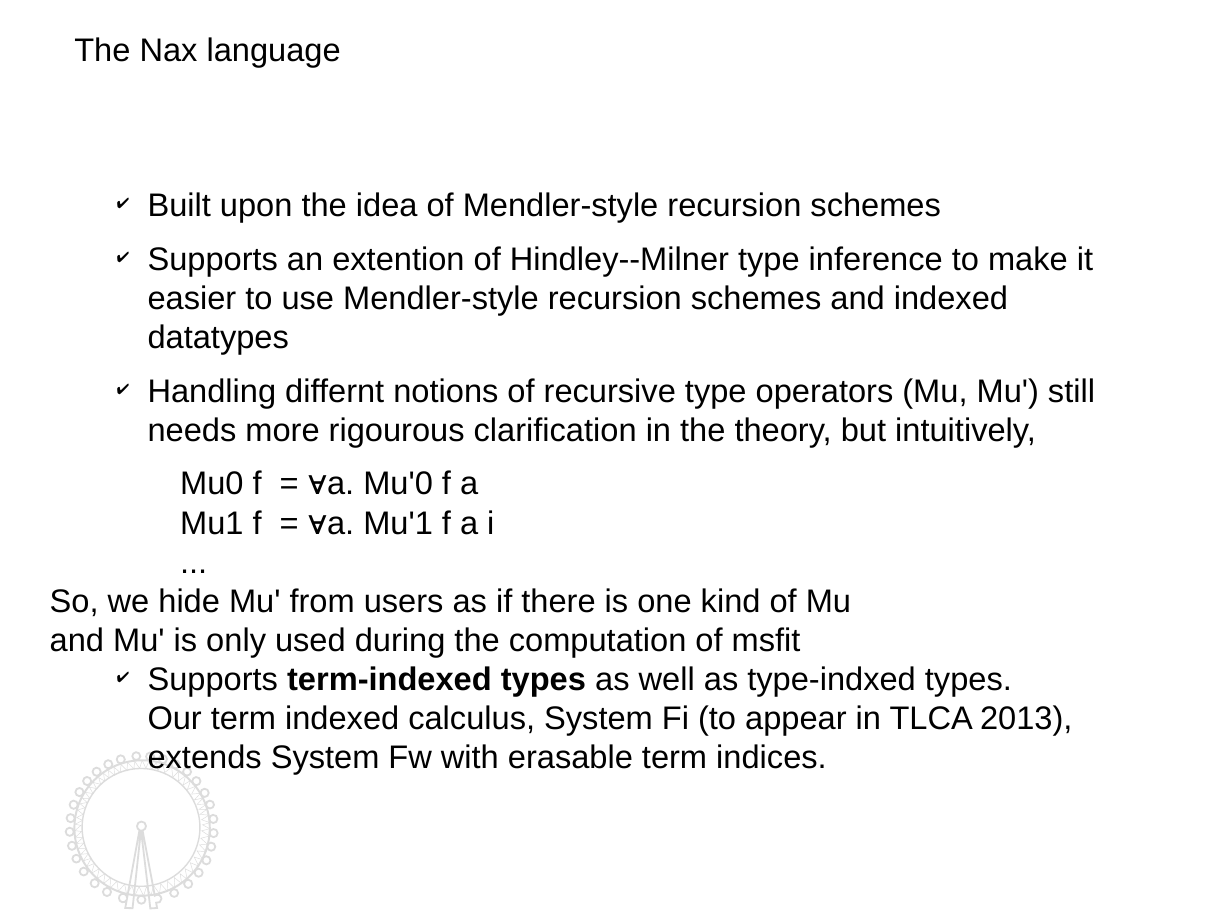
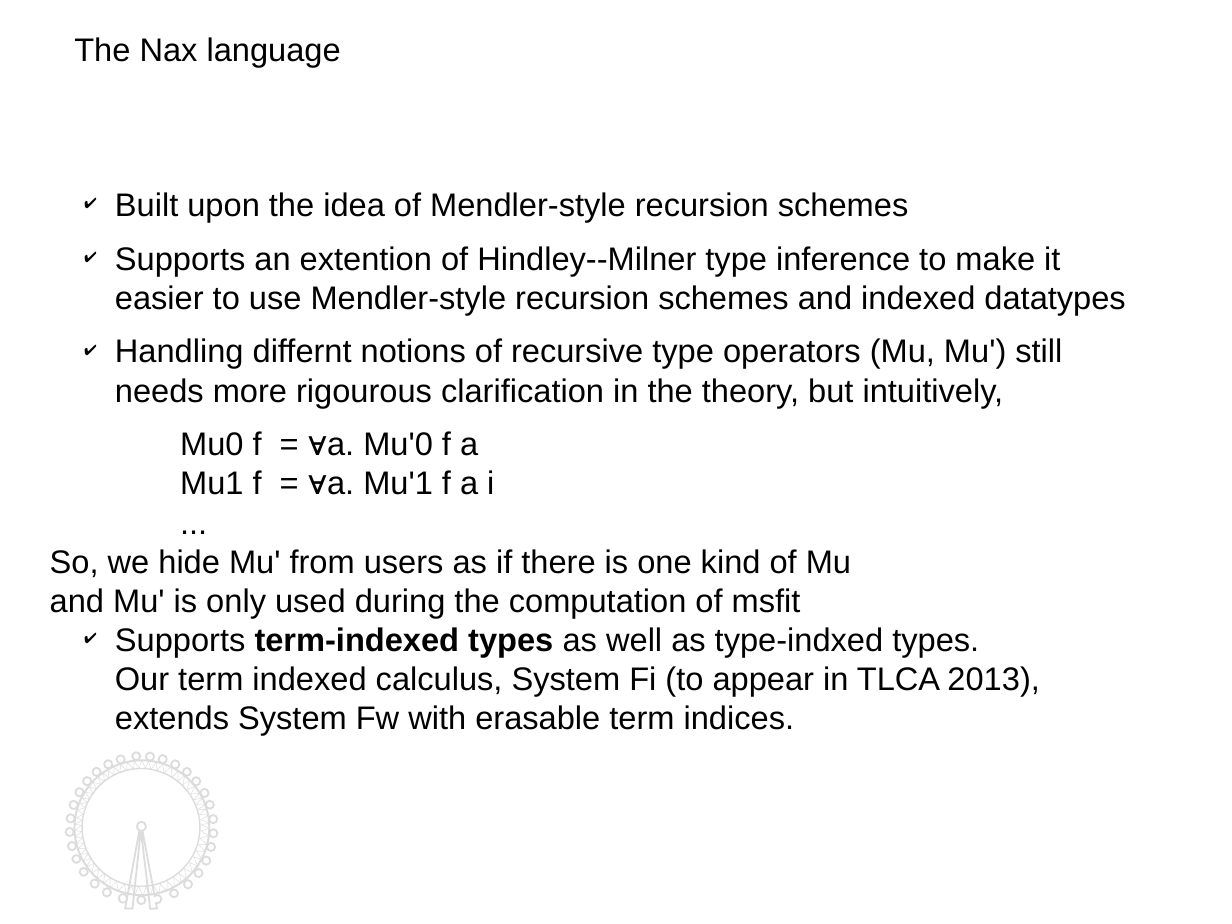
Before and after one commit to kyagrd/naxPapers, a slide deck: slide 13 of draft/TYPES13/ppt/myslide.odp. Drawn at 1232x924 pixels with LibreOffice and Linux fonts; fonts in the diff are those of the drawing. Boxes give left, top, right and bottom in pixels: in the first picture for what was removed or moved away, otherwise in the second. Text is boxed around its words. In the diff, an @@ line names an element or a change of style, - is before the commit and + after.

```diff
--- a/draft/TYPES13/ppt/myslide.odp
+++ b/draft/TYPES13/ppt/myslide.odp
@@ text at (115,192,1125,735): indent changed @@
@@ outline redrawn in 3 elements at (65,753,217,910), (74,761,209,897), (74,761,209,895) @@
```
Also in this commit, not shown: 16 other slides changed, 1 other file.
